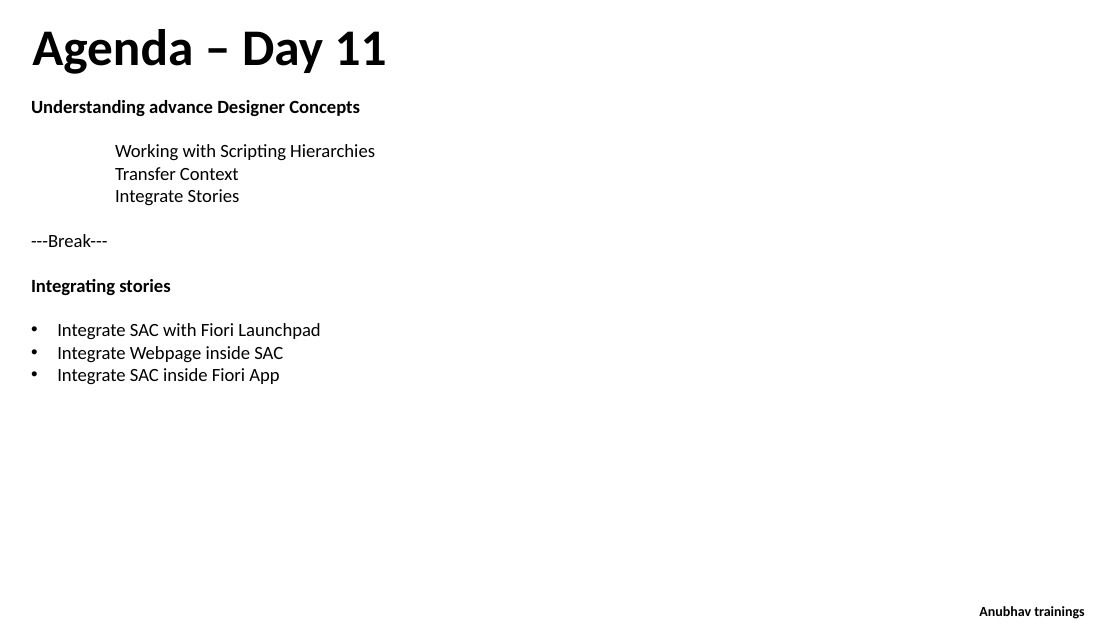
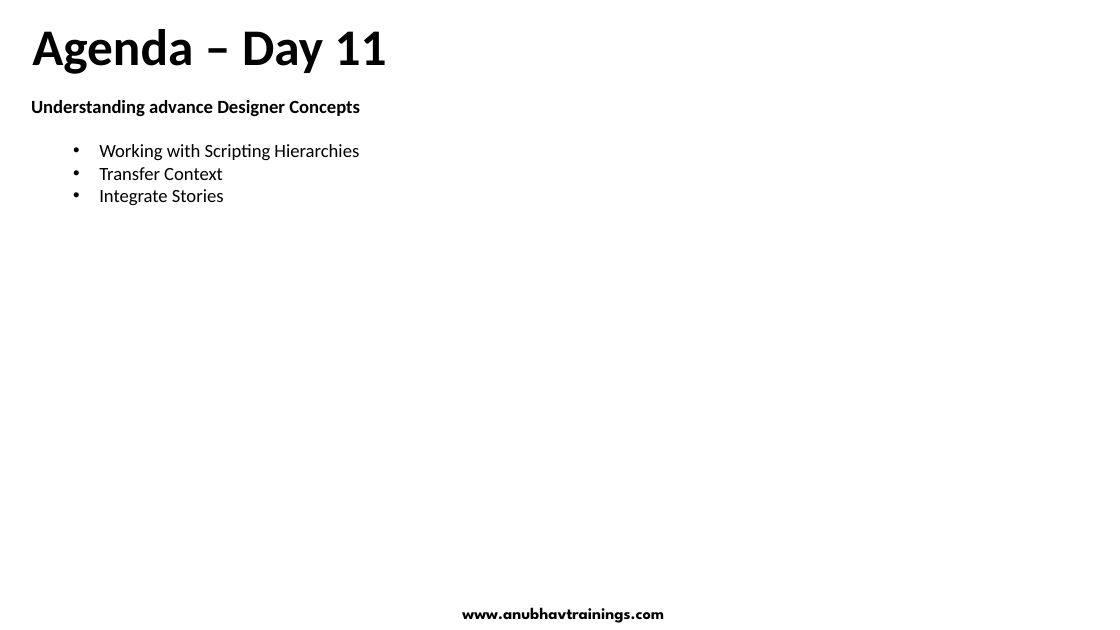
Before and after one commit to soyuztechnologies/SAC_SaamaTechnologies, a slide deck: slide 2 of day 11/SAC_Training Day 11.pptx. Drawn at 1120x630 pixels with LibreOffice and Linux fonts; fonts in the diff are those of the drawing. Boxes give left, top, right and bottom in pixels: in the first picture for what was removed or moved away, otherwise in the second. Text is boxed around its words. In the diff, an @@ line names an element or a change of style, - is before the commit and + after.

Commit message:
SAC

```diff
--- a/day 11/SAC_Training Day 11.pptx
+++ b/day 11/SAC_Training Day 11.pptx
@@ text at (99, 144, 359, 205): bullet none to •; list level 1 to 2 in "Working with Scripting Hierarchies"; list level 3 to 2 in "Transfer Context"; list level 3 to 2 in "Integrate Stories" @@
@@ text at (31, 234, 320, 384): paragraphs removed @@
----Break---
-Integrating stories
-• Integrate SAC with Fiori Launchpad
-• Integrate Webpage inside SAC
-• Integrate SAC inside Fiori App
@@ text added at (462, 607, 664, 623), 14 pt, text #000000, bold @@
+www.anubhavtrainings.com
@@ text removed at (979, 606, 1084, 619) @@
-Anubhav trainings
```
Also in this commit, not shown: 2 other slides changed, 1 slide removed.
